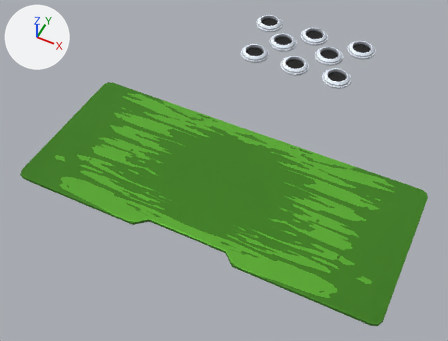
Before and after pictures for a commit that changed the glTF model Toads/models/obj_floor.gltf.
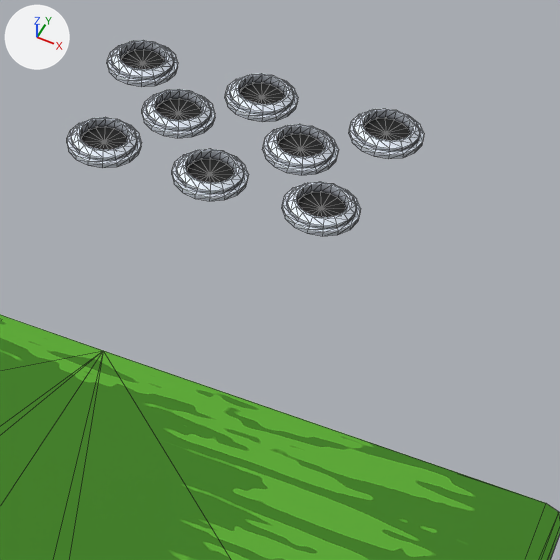
Each version is shown whole from a 50 mm lens placed at (7.42, -18.94, 19.16), pointed at (-0.68, -2.73, -1.11), then close up on the part from 48% to 95% of the width and 0% to 62% of the height. The axes (+X, +Y, +Z) are drawn at upper left. The lights are the same throughout. The close-ups show mesh edges as thin lines. Objects named as collision shapes, trigger or cutter boxes, shadow casters or lower levels of detail are left out. Vertices at the same position are counted once.

The first close-up shows 'obj_floor'.
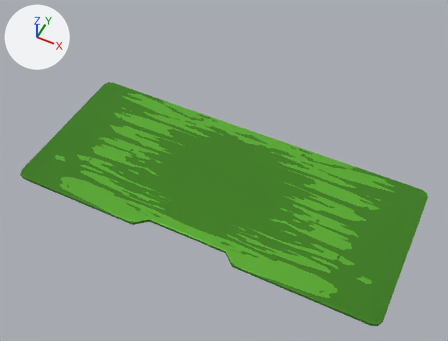
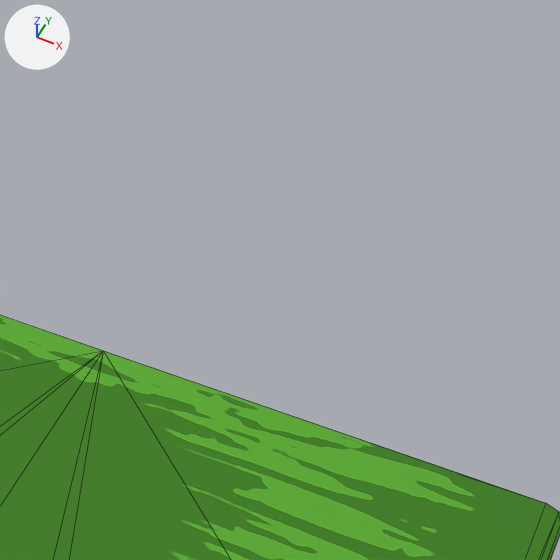
Where the change shows, as pixel boxes (x1, y1, x2, y2) in the close-ups (560 x 560 px):
'obj_floor', reshaped: before (0, 40, 560, 560); after (0, 315, 560, 560)
part 1 of me_mesh_250, deleted: before (67, 40, 424, 236)

The change in detail:
me_mesh_250 is used by ob_obj_floor; location (0.0, 0.0, 0.0).
me_mesh_250 had 974 vertices, 1776 faces and spanned x -7.7..7.7, y -7.7..6.6, z 0.0..0.7.
me_mesh_250 now has 70 vertices, 112 faces and spans x -7.7..7.7, y -7.7..-1.1, z 0.0..0.2.
me_mesh_250 part 1: 8 loose pieces with 904 vertices, spanning x -3.1..3.1, y 2.7..6.6, z 0.5..0.7, are deleted.
